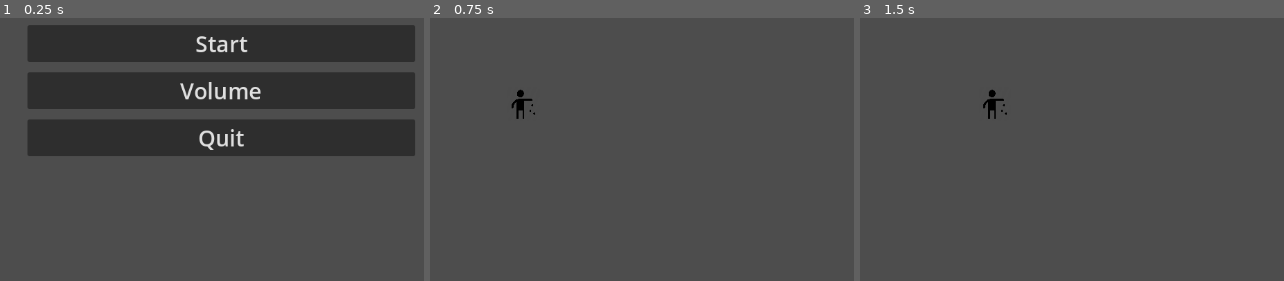
Above: before the commit, frames 1-3 (left to right).
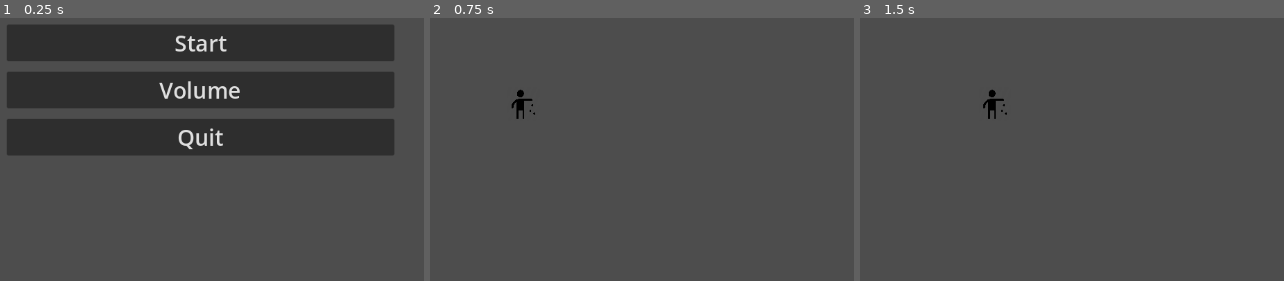
Above: after the commit, the same moments.

Repository: DrWaffle454/Cyborg-Game
Game: Godot game, scene res://Assets/Scenes/Menu UI/main_menu.tscn
Same seed, same stepped clock (60 frames per second), same inputs: the game is played once before the commit and once after it.
Inputs:
- Up to frame 1 (0.25 s): no input
- Up to frame 2 (0.75 s): click "Start" at 0.5 s
- Up to frame 3 (1.5 s): tap Enter at 1.25 s; hold D (move_right) from 1.28 s (still down)

The runs differ from the first frame. In frame 1, 6.0% of the frame differs, in the area x 1-98%, y 2-53%; in frame 2, nothing differs; in frame 3, nothing differs.

Commit message:
Centered Main Menu

Diff:
--- a/Assets/Scenes/Menu UI/main_menu.tscn
+++ b/Assets/Scenes/Menu UI/main_menu.tscn
@@ -15,10 +15,10 @@
 
 [node name="VBoxContainer" type="VBoxContainer" parent="."]
 layout_mode = 0
-offset_left = -235.0
-offset_top = -74.0
-offset_right = 324.0
-offset_bottom = 241.0
+offset_left = -265.0
+offset_top = -75.0
+offset_right = 294.0
+offset_bottom = 240.0
 theme_override_constants/separation = 15
 
 [node name="StartButton" type="Button" parent="VBoxContainer"]
--- a/Assets/Scripts/Game World/player.gd
+++ b/Assets/Scripts/Game World/player.gd
@@ -2,7 +2,7 @@
 
 const SPEED = 300.0
 
-func _physics_process(delta):
+func _physics_process(_delta):
 	# Get the input direction and handle the movement/deceleration.
 	var direction = Vector2(
 		Input.get_axis("move_left", "move_right"),
